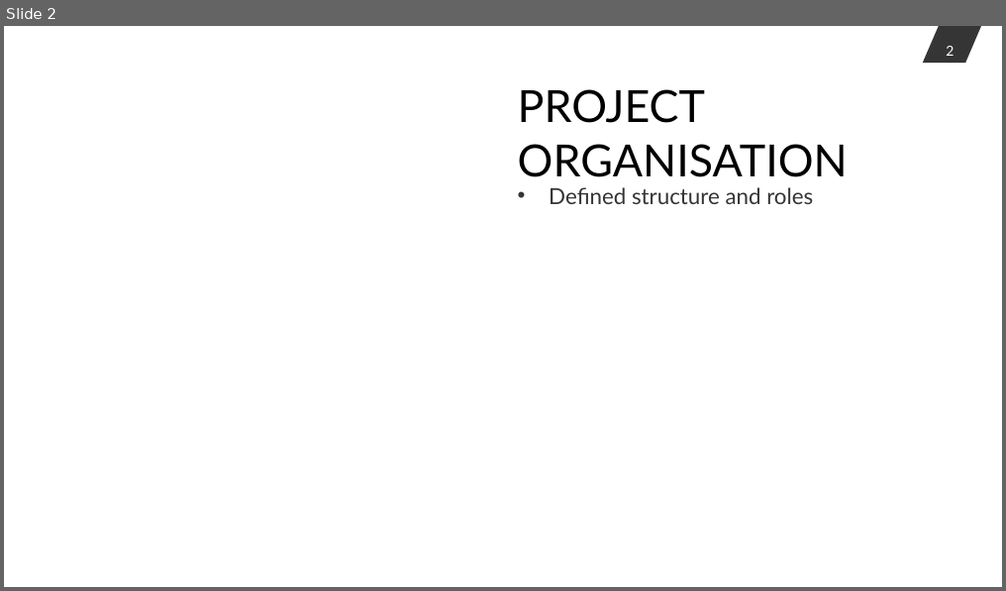
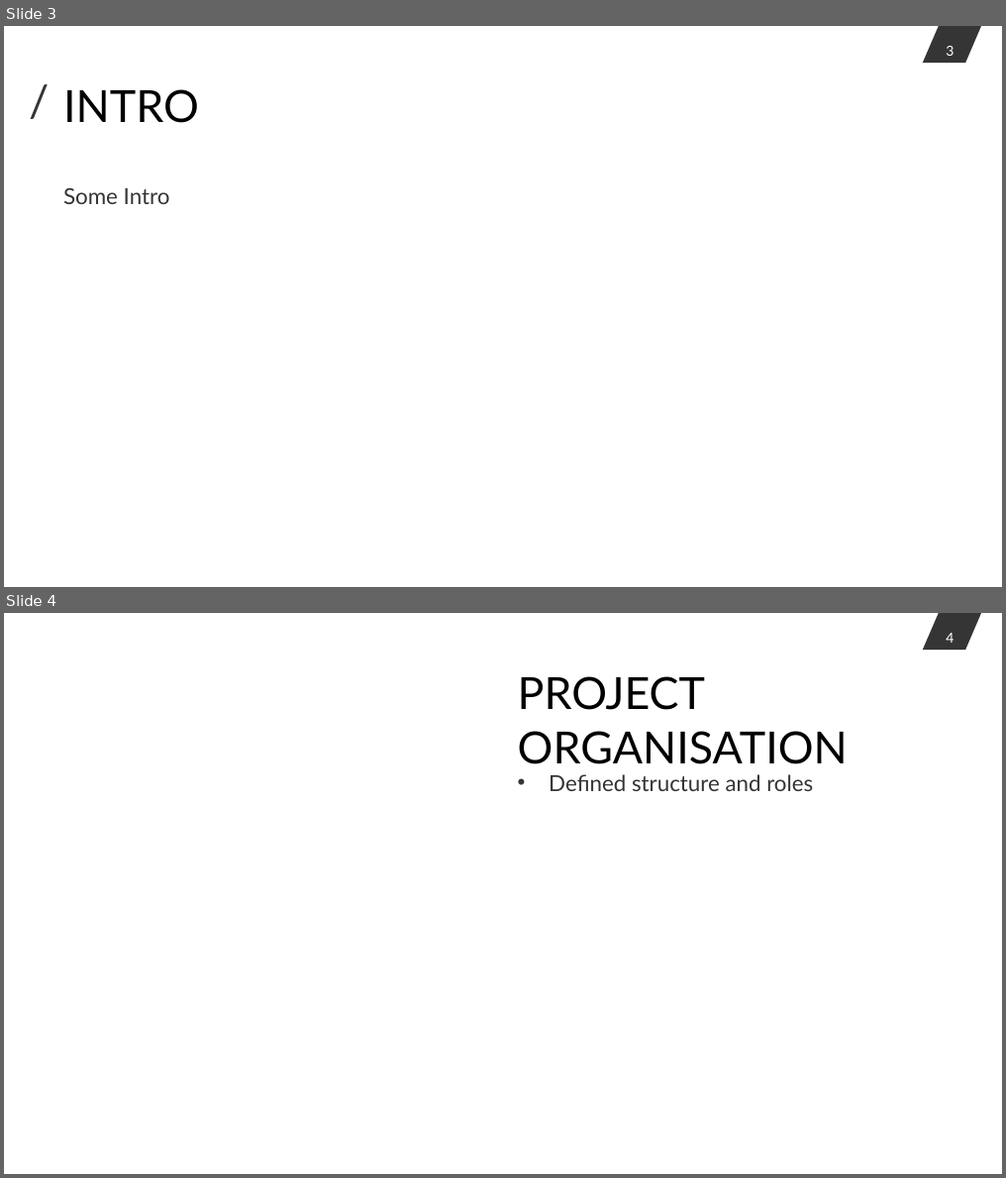
Before and after one commit to StephanStofer/hslu-iot, a slide deck: doc/presentation.pptx. Shown one above the other, each under a label of ours: slide 2 before the commit, slides 3 and 4 after it. The pictures are 1006x591 and 1006x1178 pixels, drawn with LibreOffice and Linux fonts; fonts in the diff are those of the drawing. Boxes give left, top, right and bottom in pixels: in the first picture for what was removed or moved away, otherwise in the second. Text is boxed around its words. In the diff, an @@ line names an element or a change of style, - is before the commit and + after.

```diff
--- a/doc/presentation.pptx
+++ b/doc/presentation.pptx
@@ slide 3 added at [4, 26, 1002, 587], background #FFFFFF @@
@@ page number added at [923, 26, 982, 63], fill #353535, 10 pt, text #FFFFFF @@
+3
@@ text added at [19, 69, 53, 133], 32 pt, text #353535 @@
+/
@@ title added at [63, 89, 199, 123], 32 pt, text #000000 @@
+INTRO
@@ text added at [63, 188, 170, 204], 16 pt, text #353535 @@
+Some Intro
@@ what was slide 2 is now slide 4 @@
@@ page number at [945, 633, 953, 643]: text changed @@
-2
+4
```
Also in this commit, not shown: 2 slides changed, 3 other slides added.
